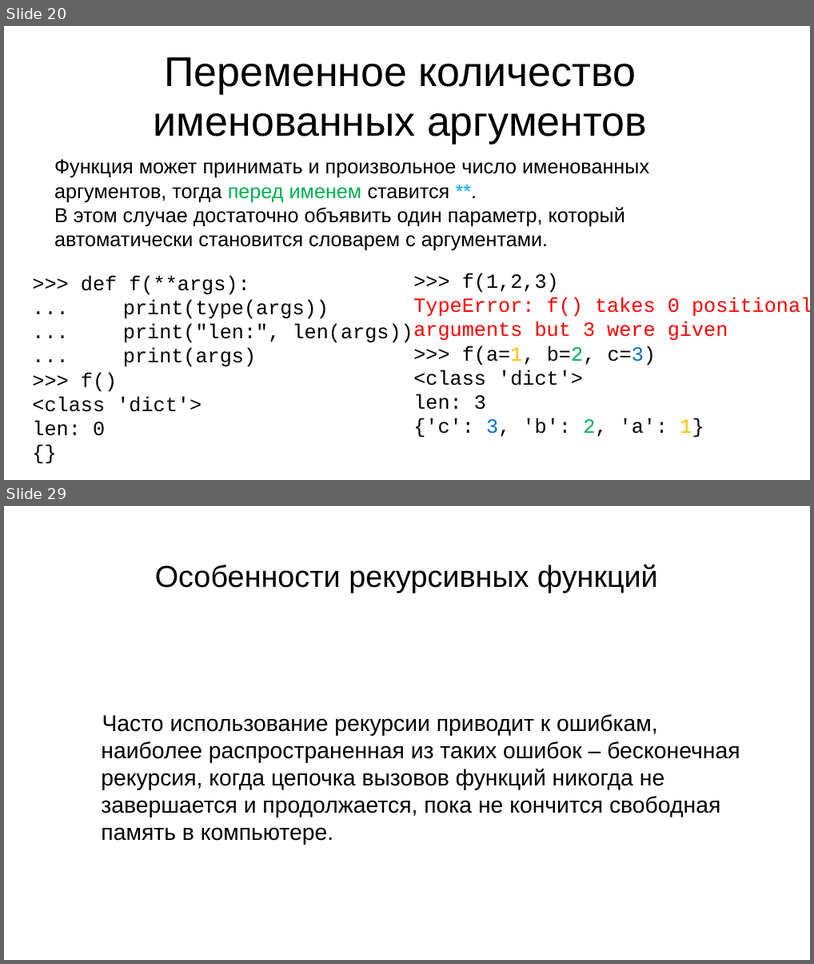
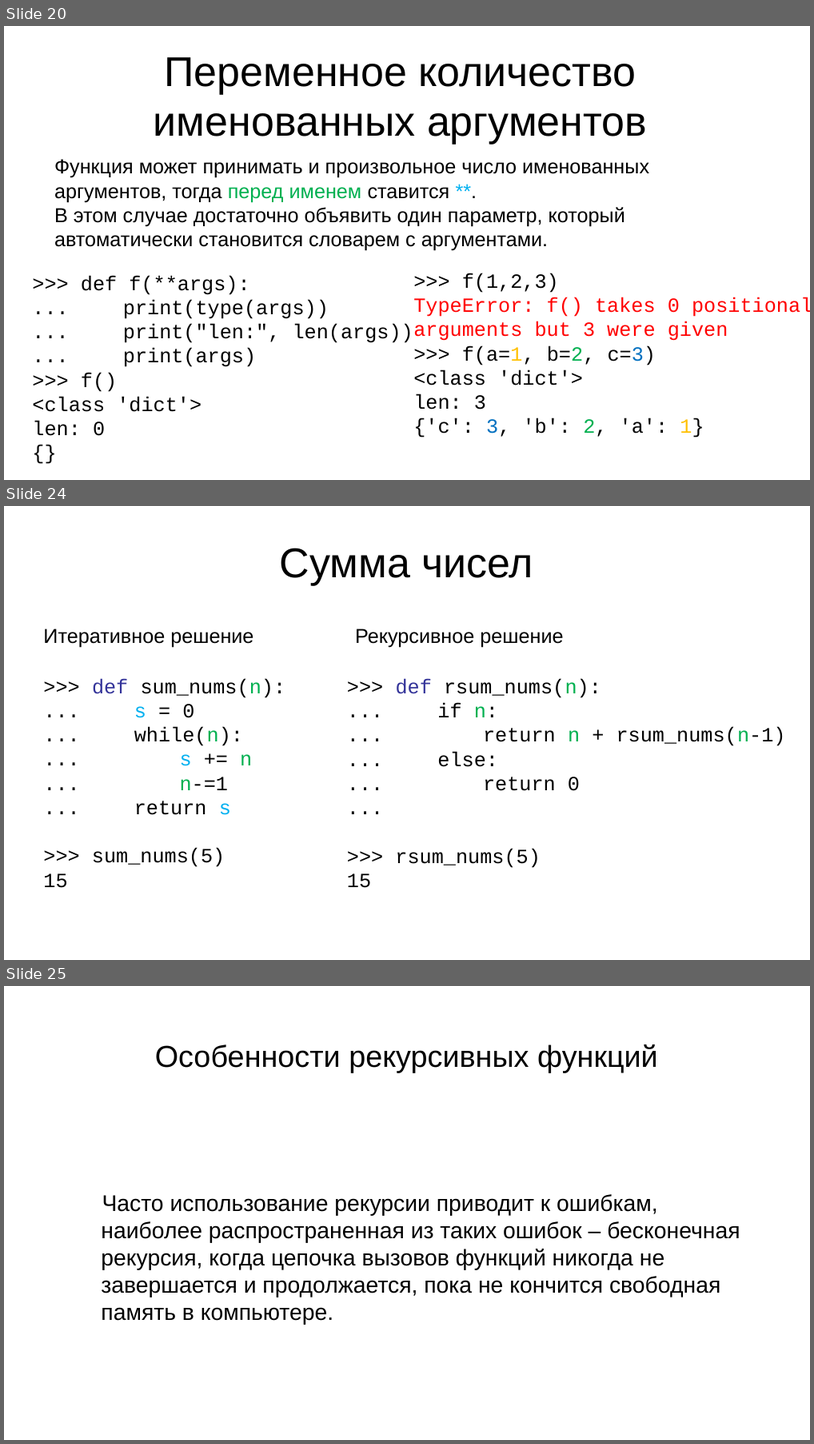
Before and after one commit to maxchv/LearnPython, a slide deck: week04/08.Functions.pptx. Shown one above the other, each under a label of ours: slides 20 and 29 before the commit, slides 20, 24 and 25 after it; the slides between them are not shown. The pictures are 814x964 and 814x1444 pixels, drawn with LibreOffice and Linux fonts; fonts in the diff are those of the drawing. Boxes give left, top, right and bottom in pixels: in the first picture for what was removed or moved away, otherwise in the second. Text is boxed around its words. In the diff, an @@ line names an element or a change of style, - is before the commit and + after.

```diff
--- a/week04/08.Functions.pptx
+++ b/week04/08.Functions.pptx
@@ slide 24 added at (4, 506, 810, 960), background #FFFFFF @@
@@ title added at (280, 548, 534, 586), 66 pt, text #000000 @@
+Сумма чисел
@@ text added at (43, 628, 254, 648), 32 pt, text #000000 @@
+Итеративное решение
@@ text added at (355, 628, 563, 648), 32 pt, text #000000 @@
+Рекурсивное решение
@@ text added at (43, 678, 286, 888), 32 pt, text #000000 @@
+>>> def sum_nums(n):
+... s = 0
+... while(n):
+... s += n
+... n-=1
+... return s
+>>> sum_nums(5)
+15
@@ text added at (347, 678, 786, 888), 32 pt, text #000000 @@
+>>> def rsum_nums(n):
+... if n:
+... return n + rsum_nums(n-1)
+... else:
+... return 0
+...
+>>> rsum_nums(5)
+15
@@ what was slide 29 is now slide 25 @@
```
Also in this commit, not shown: 5 slides changed, 2 other slides added, 2 slides removed.
